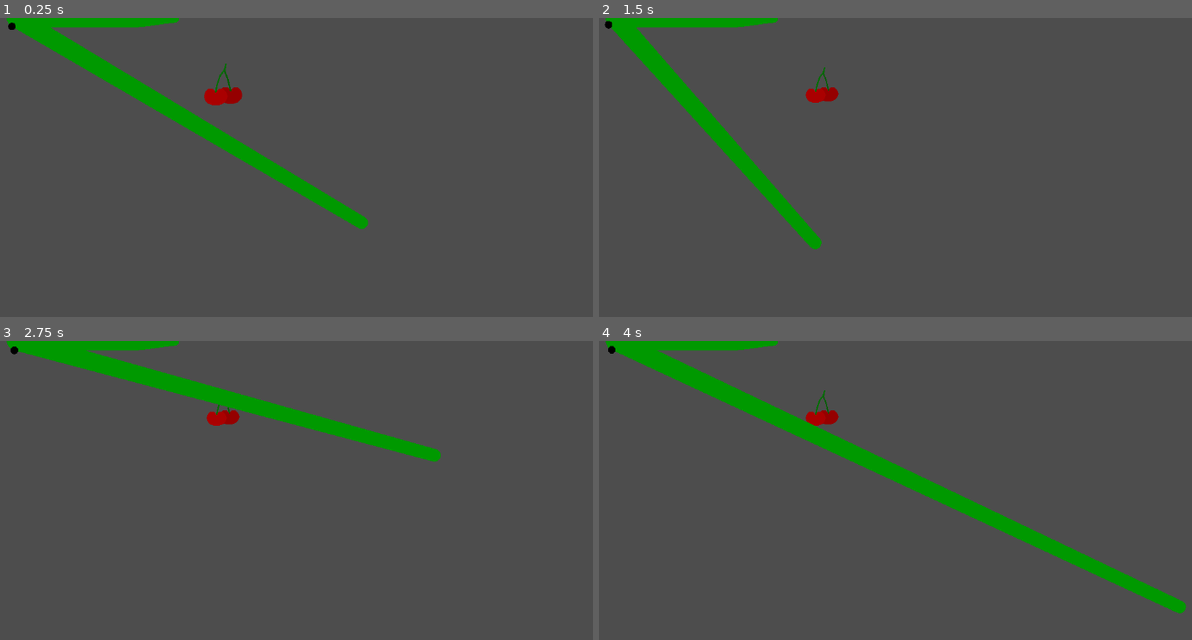
Above: before the commit, frames 1-4 (two rows, left to right).
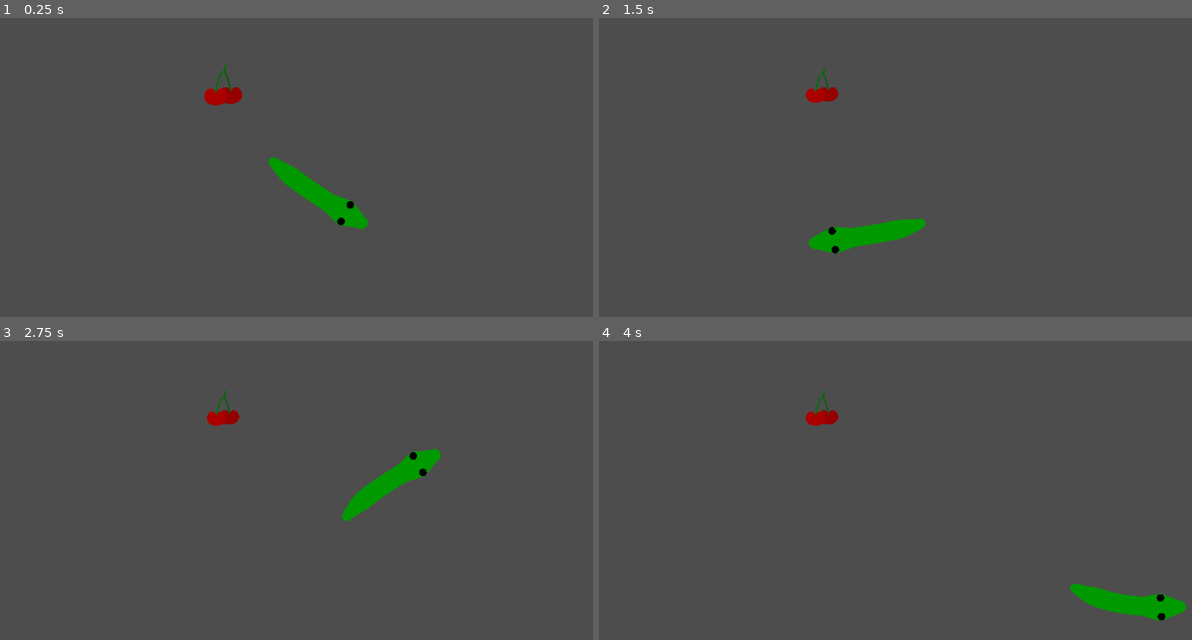
Above: after the commit, the same moments.

Repository: dbedggood/snake
Game: Godot game, scene res://project/main.tscn
The game is run twice, just before and just after one commit, with the same random seed, the same clock (stepped at 60 frames per second) and the same inputs.
Inputs (mouse positions are in pixels of both pictures, inside the frame that each line leads up to):
- Up to frame 1 (0.25 s): no input
- Up to frame 2 (1.5 s): tap Enter at 0.5 s; move the mouse to (1120, 203) at 0.52 s; tap Space at 1.25 s; move the mouse to (812, 242) at 1.27 s
- Up to frame 3 (2.75 s): tap Enter at 2 s; move the mouse to (432, 454) at 2.02 s
- Up to frame 4 (4 s): tap Space at 2.75 s; move the mouse to (925, 628) at 2.77 s; tap Enter at 3.5 s; move the mouse to (1180, 607) at 3.52 s

The runs differ from the first frame. In frame 1, 4.0% of the frame differs, in the area x 1-62%, y 0-71%; in frame 2, 4.6%; in frame 3, 5.4%; in frame 4, 7.1%, in the area x 1-100%, y 0-94%.

Commit message:
Revert "Add snake class"
This reverts commit 44027c2ed6cfb9dd22ab63fe0b08573b1ca5467f.

Diff:
--- a/project/snake/body.gd
+++ b/project/snake/body.gd
@@ -1,4 +1,4 @@
-extends Snake
+extends Line2D
 
 signal grown
 
@@ -7,13 +7,9 @@
 @onready var tail = $"../Tail"
 
 
-func _ready():
-	pass
-
-
 func _process(_delta):
 	set_point_position(0, head.get_point_position(Constants.HEAD_BASE_POINT_INDEX))
-	snake.set_constrained_nodes(Constants.BODY_MAX_POINT_DISTANCE)
+	snake.set_constrained_nodes(self, Constants.BODY_MAX_POINT_DISTANCE)
 
 
 func _on_snake_ate_cherries():
@@ -23,6 +19,5 @@
 
 
 func grow_body():
-	var new_point_position = tail.get_point_position(1)
-	add_point(new_point_position)
+	add_point(tail.get_point_position(1))
 	grown.emit()
--- a/project/snake/head.gd
+++ b/project/snake/head.gd
@@ -1,4 +1,4 @@
-extends Snake
+extends Line2D
 
 @onready var snake = $".."
 
@@ -6,7 +6,7 @@
 func _process(_delta):
 	var head_tip_position = get_global_mouse_position()
 	set_point_position(Constants.HEAD_TIP_POINT_INDEX, head_tip_position)
-	snake.set_constrained_nodes(Constants.HEAD_MAX_POINT_DISTANCE)
+	snake.set_constrained_nodes(self, Constants.HEAD_MAX_POINT_DISTANCE)
 
 
 func _draw():
--- a/project/snake/snake.gd
+++ b/project/snake/snake.gd
@@ -1,18 +1,17 @@
-class_name Snake
-extends Line2D
+extends Node2D
 
 signal ate_cherries
 
 
-func set_constrained_nodes(max_point_distance):
-	for point_index in range(1, get_point_count()):
-		var previous_point_position = get_point_position(point_index - 1)
-		var current_point_position = get_point_position(point_index)
+func set_constrained_nodes(target_node, max_point_distance):
+	for point_index in range(1, target_node.get_point_count()):
+		var previous_point_position = target_node.get_point_position(point_index - 1)
+		var current_point_position = target_node.get_point_position(point_index)
 		var previous_to_current_vector = current_point_position - previous_point_position
 		var constrained_new_position = (
 			previous_point_position + previous_to_current_vector.normalized() * max_point_distance
 		)
-		set_point_position(point_index, constrained_new_position)
+		target_node.set_point_position(point_index, constrained_new_position)
 
 
 func _on_cherries_eaten():
--- a/project/snake/snake.tscn
+++ b/project/snake/snake.tscn
@@ -19,7 +19,7 @@
 [sub_resource type="CircleShape2D" id="CircleShape2D_54wsa"]
 radius = 5.0
 
-[node name="Snake" type="Line2D"]
+[node name="Snake" type="Node2D"]
 z_index = 1
 script = ExtResource("1_l3j4s")
 metadata/_edit_group_ = true
--- a/project/snake/tail.gd
+++ b/project/snake/tail.gd
@@ -1,4 +1,4 @@
-extends Snake
+extends Line2D
 
 @onready var snake = $".."
 @onready var body = $"../Body"
@@ -7,7 +7,7 @@
 func _process(_delta):
 	var tail_base_position = body.get_point_position(body.get_point_count() - 1)
 	set_point_position(0, tail_base_position)
-	snake.set_constrained_nodes(Constants.BODY_MAX_POINT_DISTANCE)
+	snake.set_constrained_nodes(self, Constants.BODY_MAX_POINT_DISTANCE)
 
 
 func _on_body_grown():
